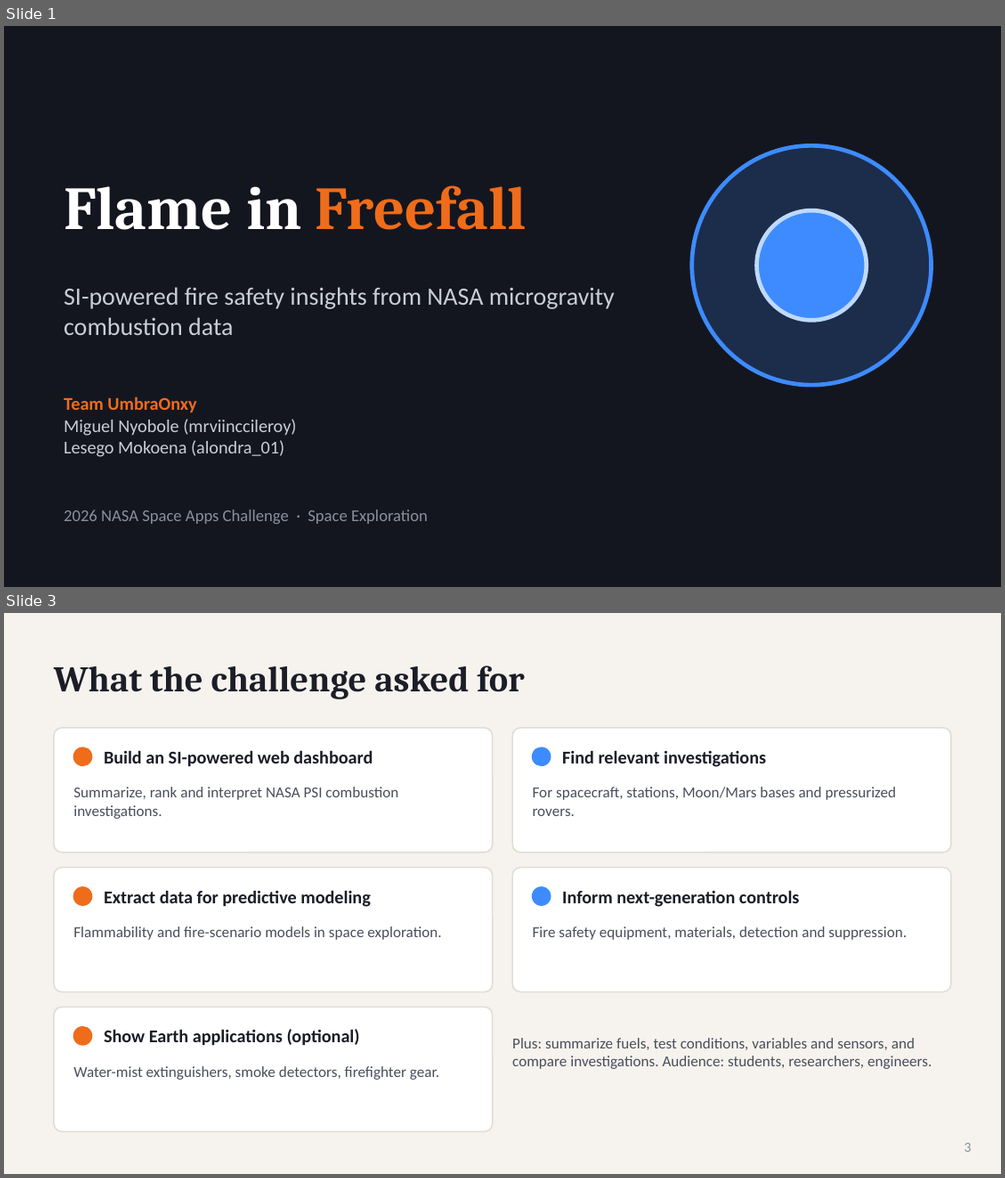
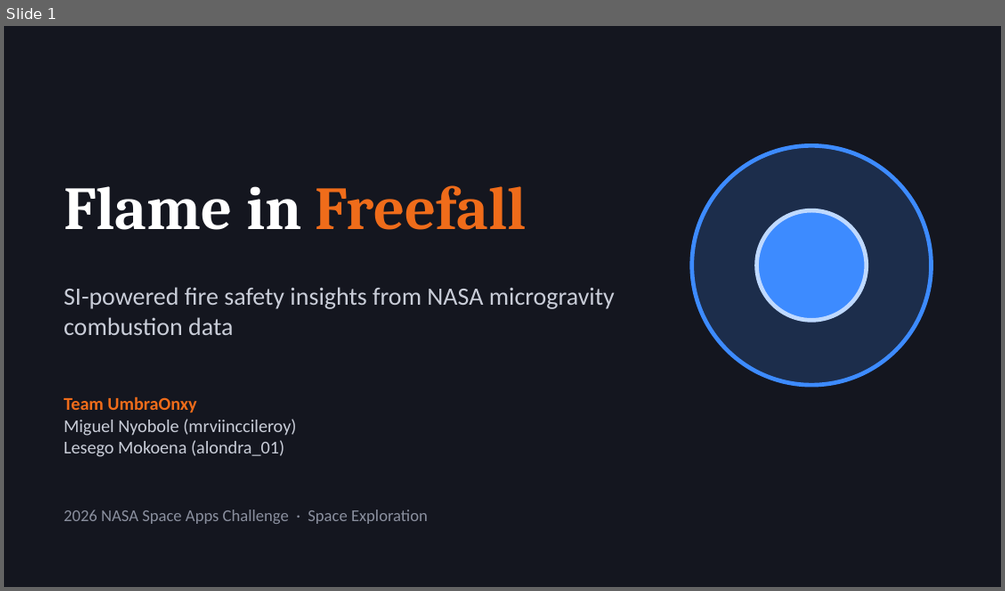
Before and after one commit to Real-Vicinic/F-I-F, a slide deck: docs/Flame_in_Freefall_Presentation.pptx. Shown one above the other, each under a label of ours: slides 1 and 3 before the commit, slide 1 after it; the slides between them are not shown. The pictures are 1005x1178 and 1005x591 pixels, drawn with LibreOffice and Linux fonts; fonts in the diff are those of the drawing. Boxes give left, top, right and bottom in pixels: in the first picture for what was removed or moved away, otherwise in the second. Text is boxed around its words. In the diff, an @@ line names an element or a change of style, - is before the commit and + after.

```diff
--- a/docs/Flame_in_Freefall_Presentation.pptx
+++ b/docs/Flame_in_Freefall_Presentation.pptx
@@ slide 3 removed at [4,613,1001,1174], background #F6F3EE @@
@@ text removed at [54,666,524,699] @@
-What the challenge asked for
@@ rounded rectangle removed at [54,728,493,852] @@
@@ rounded rectangle removed at [512,728,951,852] @@
@@ ellipse removed at [73,747,92,765] @@
@@ text removed at [104,750,372,766] @@
-Build an SI-powered web dashboard
@@ ellipse removed at [533,747,550,765] @@
@@ text removed at [562,750,766,767] @@
-Find relevant investigations
@@ text removed at [73,787,398,819] @@
-Summarize, rank and interpret NASA PSI combustion investigations.
@@ text removed at [533,787,897,816] @@
-For spacecraft, stations, Moon/Mars bases and pressurized rovers.
@@ rounded rectangle removed at [54,868,493,992] @@
@@ rounded rectangle removed at [512,868,951,992] @@
@@ ellipse removed at [73,887,92,905] @@
@@ text removed at [104,890,371,907] @@
-Extract data for predictive modeling
@@ ellipse removed at [533,887,550,905] @@
@@ text removed at [562,890,800,907] @@
-Inform next-generation controls
@@ text removed at [73,926,441,940] @@
-Flammability and fire-scenario models in space exploration.
@@ text removed at [533,926,906,940] @@
-Fire safety equipment, materials, detection and suppression.
@@ rounded rectangle removed at [54,1006,493,1131] @@
@@ ellipse removed at [73,1027,92,1045] @@
@@ text removed at [104,1029,360,1045] @@
-Show Earth applications (optional)
@@ text removed at [512,1038,931,1069] @@
-Plus: summarize fuels, test conditions, variables and sensors, and compare investigations. Audience: students, researchers, engineers.
@@ text removed at [73,1066,439,1079] @@
-Water-mist extinguishers, smoke detectors, firefighter gear.
@@ text removed at [964,1143,971,1151] @@
-3
```
Also in this commit, not shown: 4 slides changed, 1 slide added, 6 other slides removed.
